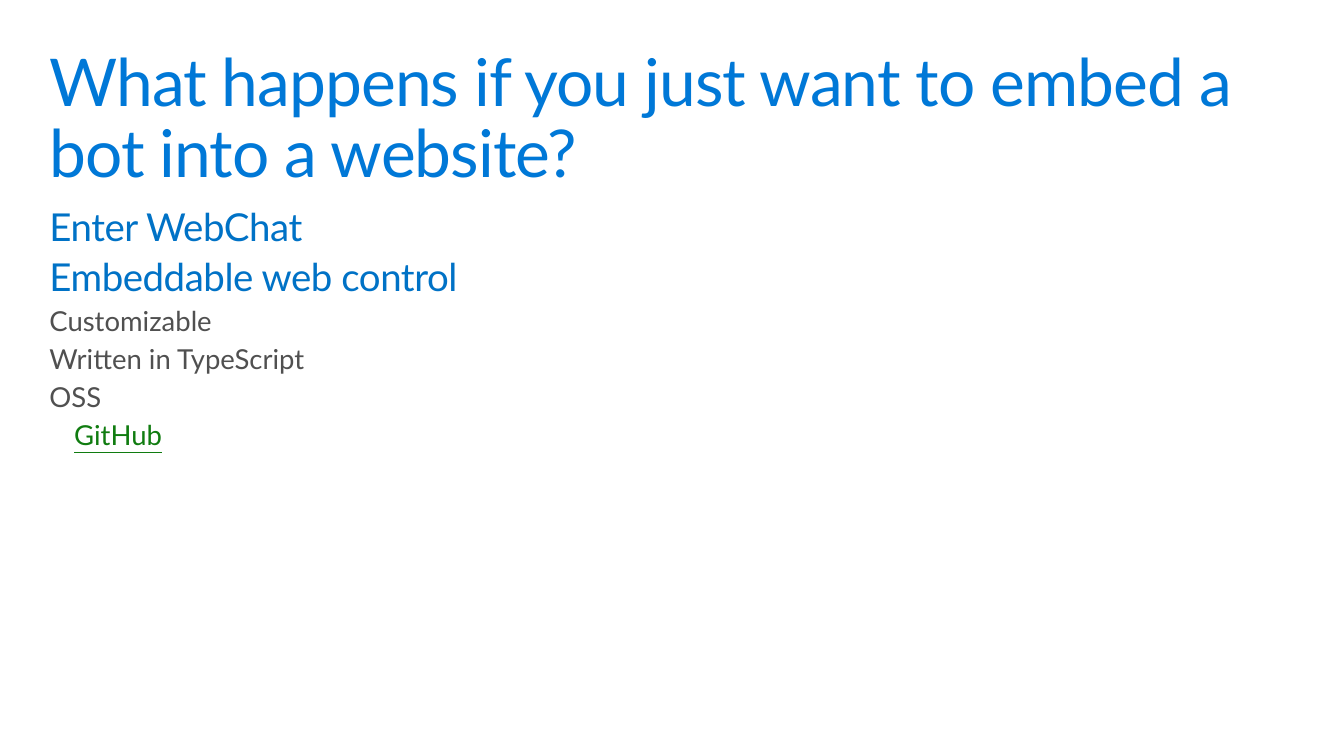
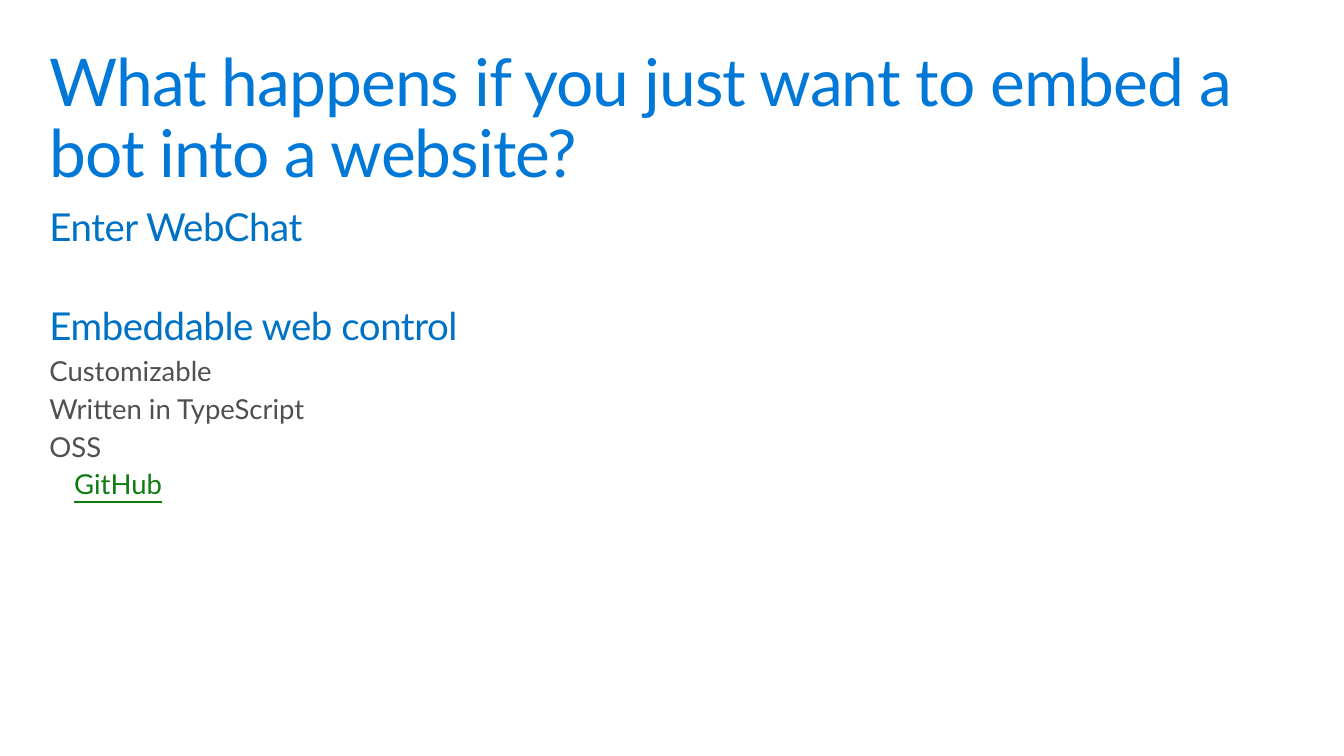
Before and after one commit to GeekTrainer/help-desk-bot-lab, a slide deck: slide 3 of Slides/8 - Backchannel.pptx. Drawn at 1344x756 pixels with LibreOffice and Linux fonts; fonts in the diff are those of the drawing. Boxes give left, top, right and bottom in pixels: in the first picture for what was removed or moved away, otherwise in the second. Text is boxed around its words. In the diff, an @@ line names an element or a change of style, - is before the commit and + after.

```diff
--- a/Slides/8 - Backchannel.pptx
+++ b/Slides/8 - Backchannel.pptx
@@ text "Enter WebChat" rewrapped from [49,212,457,446] to [49,212,457,495] @@
```
Also in this commit, not shown: 3 other slides changed, 3 other files.
